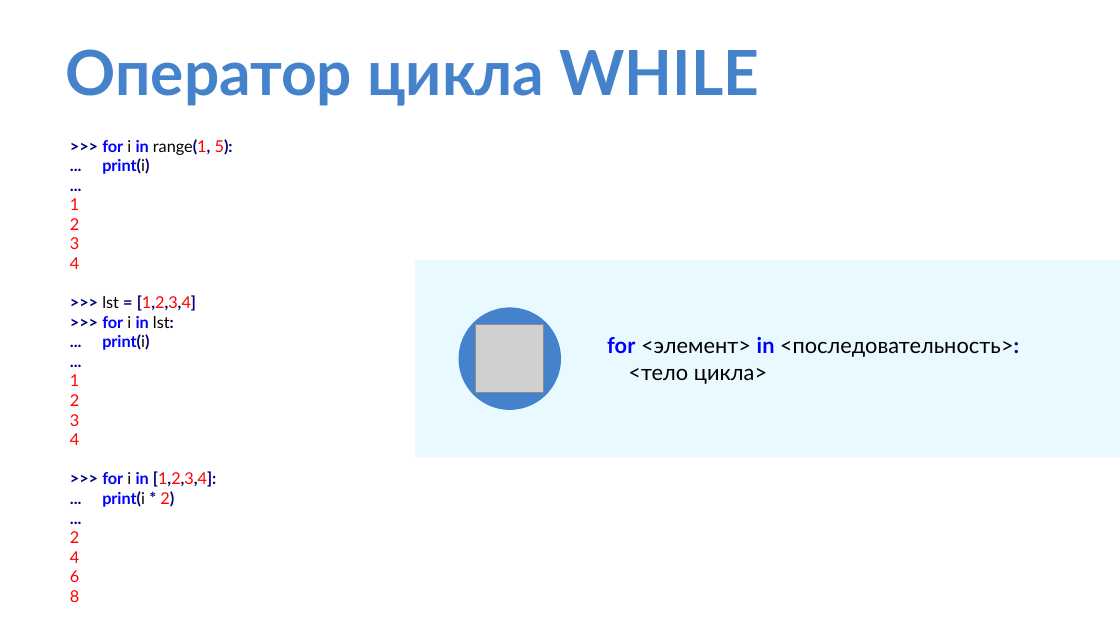
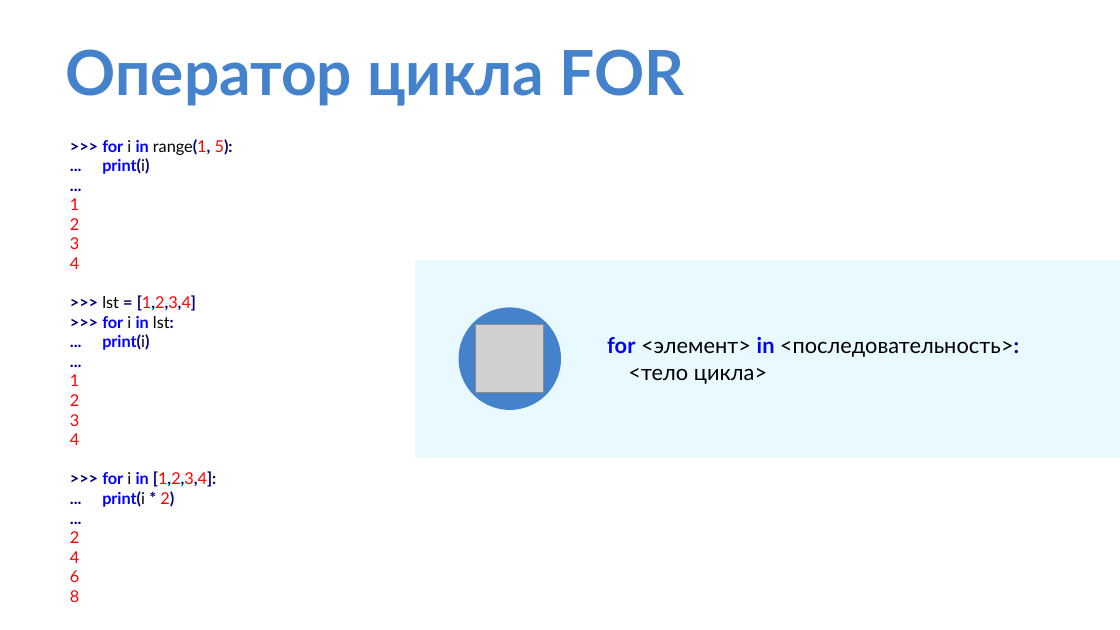
Before and after one commit to Turskov/PythonCourseKupno, a slide deck: slide 23 of Lectures/py_lec_3.pptx. Drawn at 1120x630 pixels with LibreOffice and Linux fonts; fonts in the diff are those of the drawing; grey boxes stand for pictures. Boxes give left, top, right and bottom in pixels: in the first picture for what was removed or moved away, otherwise in the second. Text is boxed around its words. In the diff, an @@ line names an element or a change of style, - is before the commit and + after.

```diff
--- a/Lectures/py_lec_3.pptx
+++ b/Lectures/py_lec_3.pptx
@@ title at [66, 49, 685, 106]: text changed @@
-Оператор цикла WHILE
+Оператор цикла FOR
```
Also in this commit, not shown: 1 other slide changed, 6 other files.
